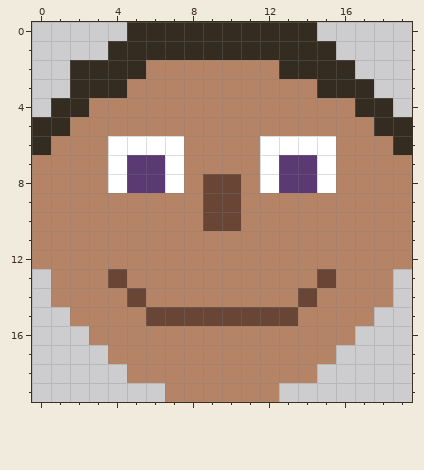
One commit to this pixel-art sprite: src/textures/00_player.png. The first picture shows the starting point.
The file is 20x20 pixels.
New version:
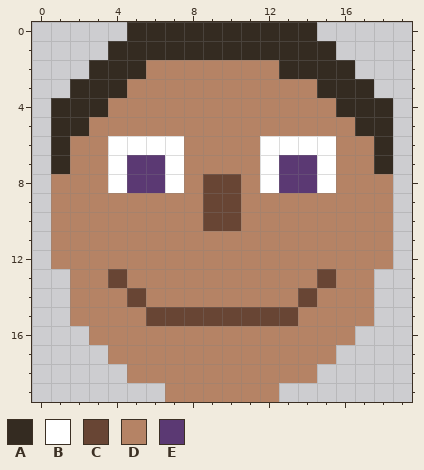
Palette (. is transparent): A #342b21  B #ffffff  C #684534  D #b58365  E #5b3973
Change:
y 2: x 2 A -> .
y 4: x 3 D -> A; x 16 D -> A
y 5: x 0 A -> .; x 2 D -> A; x 17 D -> A; x 19 A -> .
y 6: x 0..1 AD -> .A; x 18..19 DA -> A.
y 7: x 0..1 DD -> .A; x 18..19 DD -> A.
y 8..12: x 0 D -> .; x 19 D -> .
y 13..14: x 1 D -> .; x 18 D -> .
Where, in picture pixels (left, top, right, bottom), the same in both pictures:
changed: (32, 60, 108, 307)
changed: (336, 98, 412, 307)
